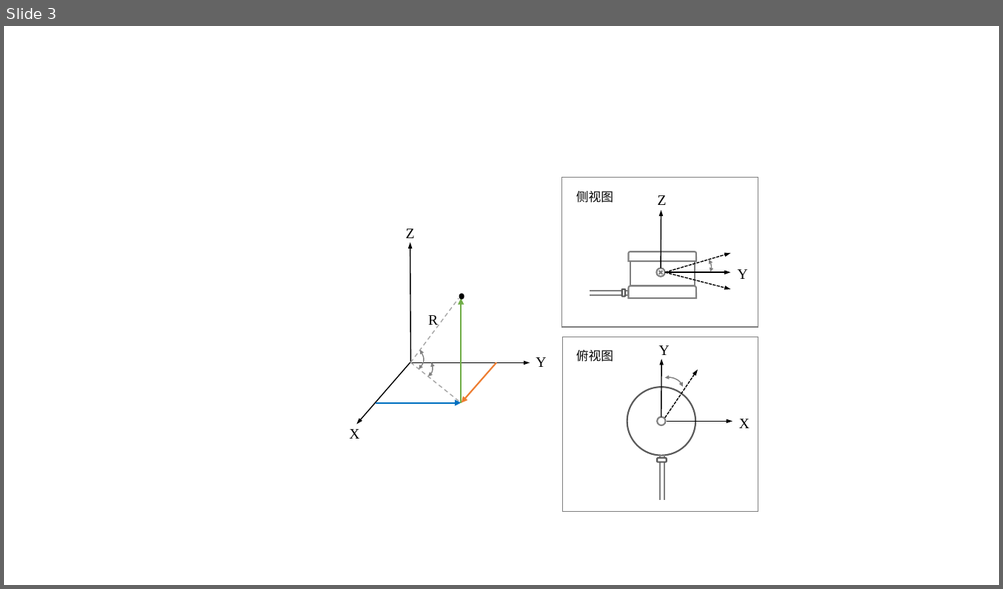
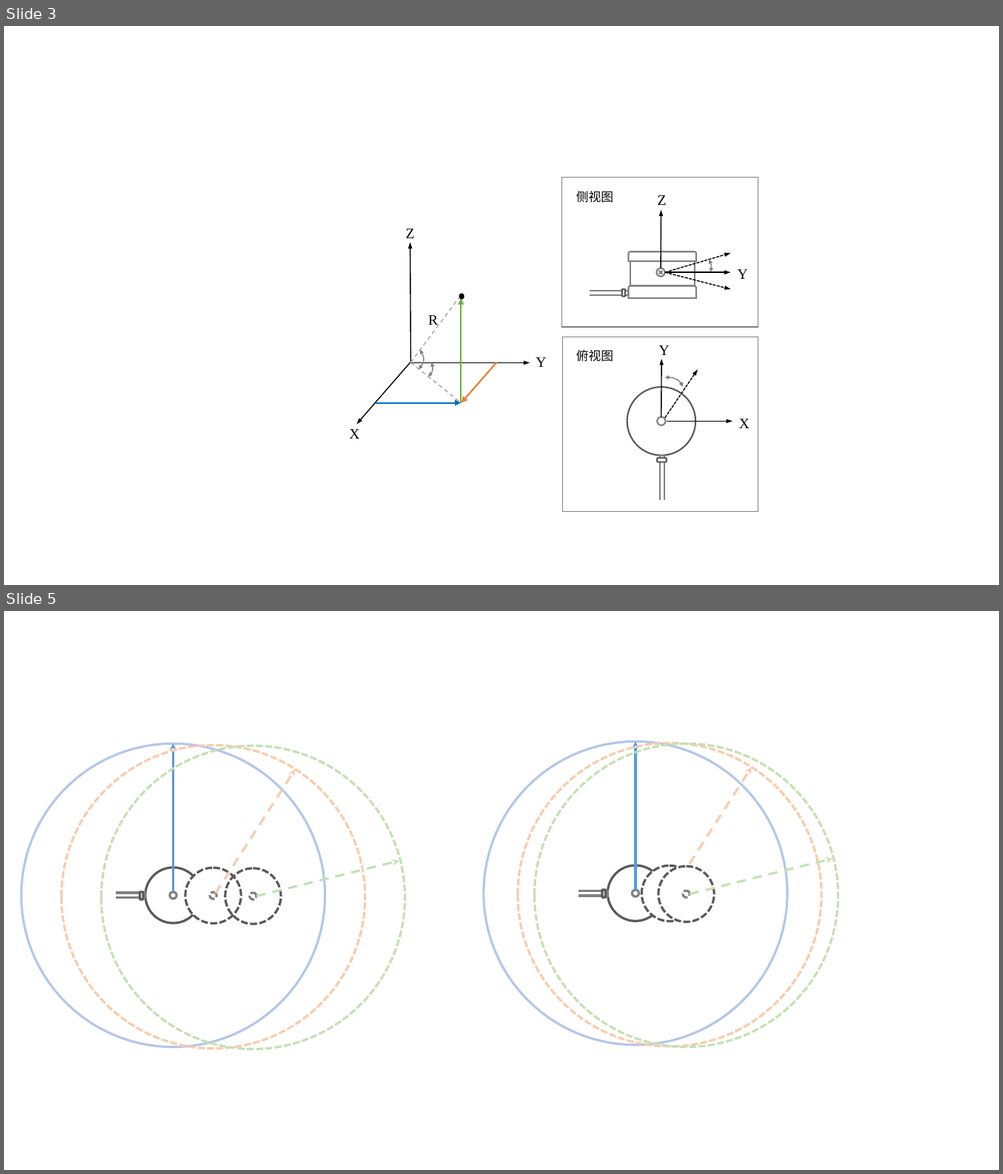
Before and after one commit to Kang-YC/my_backup, a slide deck: 示意图.pptx. Shown one above the other, each under a label of ours: slide 3 before the commit, slides 3 and 5 after it; the slides between them are not shown. The pictures are 1003x589 and 1003x1174 pixels, drawn with LibreOffice and Linux fonts; fonts in the diff are those of the drawing; background and template pictures are left out. Boxes give left, top, right and bottom in pixels: in the first picture for what was removed or moved away, otherwise in the second. Text is boxed around its words. In the diff, an @@ line names an element or a change of style, - is before the commit and + after.

```diff
--- a/示意图.pptx
+++ b/示意图.pptx
@@ slide 5 added at (4, 611, 999, 1170), background #FFFFFF @@
@@ rectangle added at (83, 664, 116, 708), fill #FFFFFF, outline #FFFFFF 1 pt @@
@@ group added at (484, 741, 788, 1045): 3 ellipses, 2 rectangles, 1 rounded rectangle, 1 arrow @@
@@ group added at (518, 743, 821, 1047): 3 ellipses, 1 rectangle, 1 arrow @@
@@ group added at (21, 743, 404, 1050): 9 ellipses, 4 rectangles, 3 arrows, 1 rounded rectangle @@
@@ group added at (535, 743, 838, 1048): 3 ellipses, 1 arrow @@
```
Also in this commit, not shown: 2 other slides added, 1 slide removed, 2 other files.
